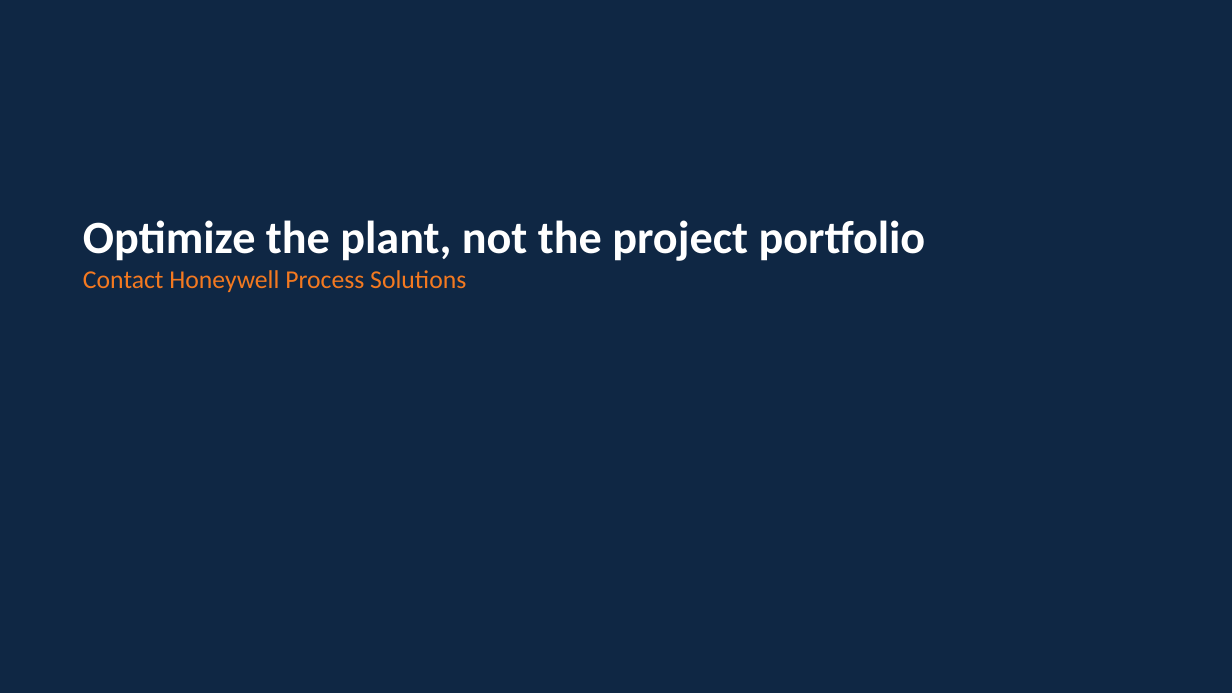
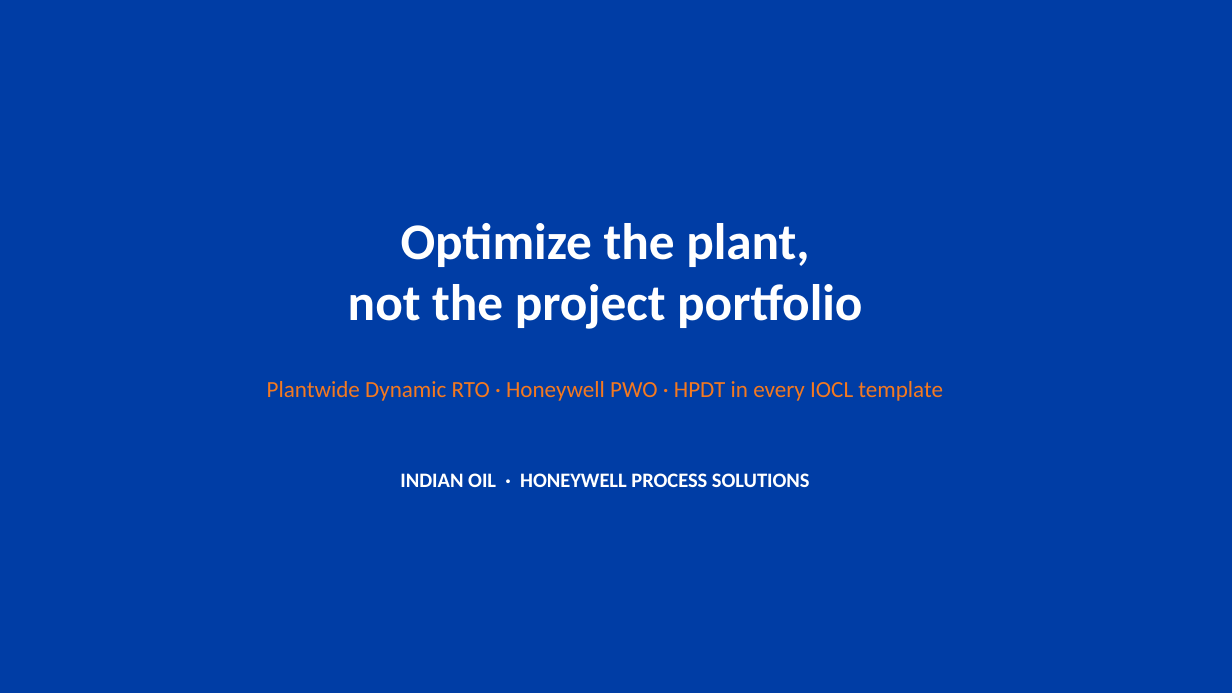
Before and after one commit to Zeeshanalam1994/LeadScoring, a slide deck: slide 17 of IOCL_Honeywell_PWO_Presentation/IOCL_Honeywell_PWO_Executive.pptx (slide 6 before the commit). Drawn at 1232x693 pixels with LibreOffice and Linux fonts; fonts in the diff are those of the drawing. Boxes give left, top, right and bottom in pixels: in the first picture for what was removed or moved away, otherwise in the second. Text is boxed around its words. In the diff, an @@ line names an element or a change of style, - is before the commit and + after.

```diff
--- a/IOCL_Honeywell_PWO_Presentation/IOCL_Honeywell_PWO_Executive.pptx
+++ b/IOCL_Honeywell_PWO_Presentation/IOCL_Honeywell_PWO_Executive.pptx
@@ rectangle at (0, 0, 1232, 693): fill #0F2744 to #003DA5 @@
@@ text "Optimize the plant, not the ..." at (348, 223, 862, 329): size 36 to 40 pt; alignment left to centre @@
@@ text at (83, 270, 466, 292): paragraph removed @@
-Contact Honeywell Process Solutions
@@ text added at (267, 381, 943, 401), 18 pt, text #F47920 @@
+Plantwide Dynamic RTO · Honeywell PWO · HPDT in every IOCL template
@@ text added at (400, 473, 810, 487), 16 pt, text #FFFFFF, bold @@
+INDIAN OIL · HONEYWELL PROCESS SOLUTIONS
```
Also in this commit, not shown: 2 other slides changed, 14 slides added, 3 slides removed, 2 other files.
